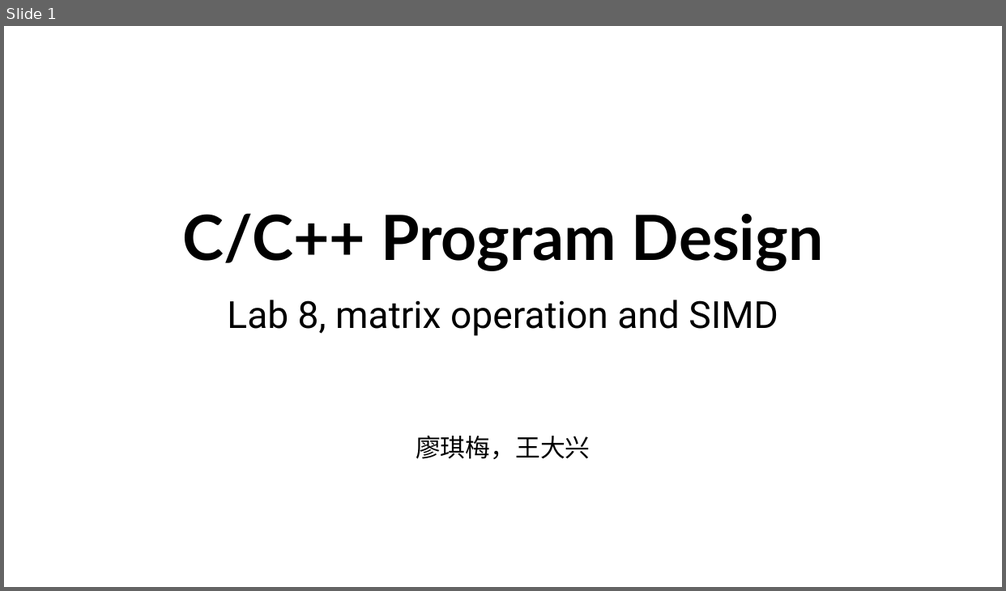
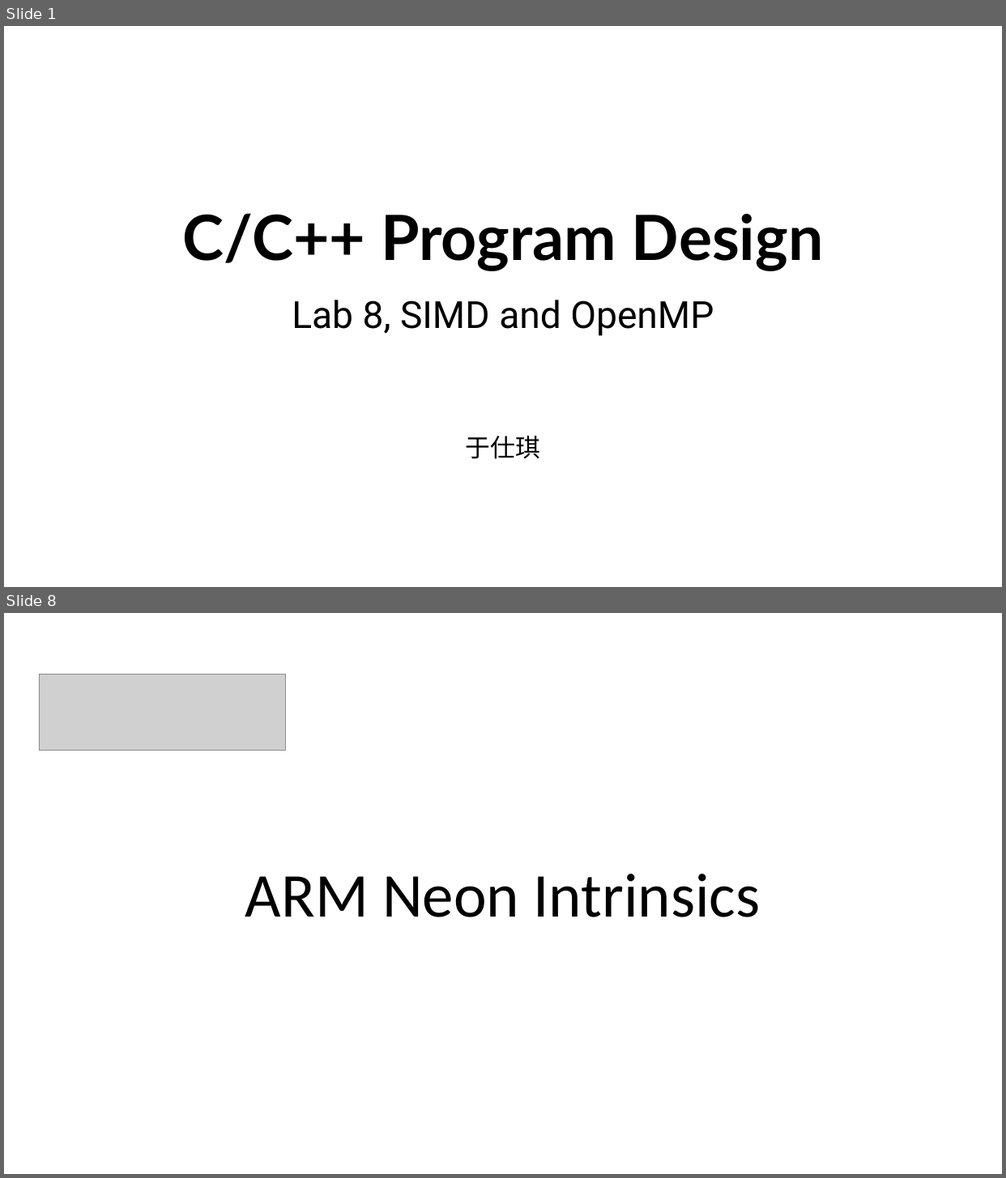
Before and after one commit to ShiqiYu/CPP, a slide deck: week08/Lab08.pptx. Shown one above the other, each under a label of ours: slide 1 before the commit, slides 1 and 8 after it; the slides between them are not shown. The pictures are 1006x591 and 1006x1178 pixels, drawn with LibreOffice and Linux fonts; fonts in the diff are those of the drawing; grey boxes stand for pictures; background and template pictures are left out. Boxes give left, top, right and bottom in pixels: in the first picture for what was removed or moved away, otherwise in the second. Text is boxed around its words. In the diff, an @@ line names an element or a change of style, - is before the commit and + after.

```diff
--- a/week08/Lab08.pptx
+++ b/week08/Lab08.pptx
@@ slide 8 added at box(4, 613, 1002, 1174), background #FFFFFF @@
@@ picture added at box(39, 675, 286, 750) @@
@@ title added at box(245, 874, 761, 918), 60 pt, text #000000 @@
+ARM Neon Intrinsics
@@ slide 1 changed as well @@
@@ subtitle at box(292, 300, 714, 459): text changed @@
-Lab 8, matrix operation and SIMD
-廖琪梅，王大兴
+Lab 8, SIMD and OpenMP
+于仕琪
```
Also in this commit, not shown: 2 other slides changed, 10 other slides added, 29 slides removed, 1 other file.
